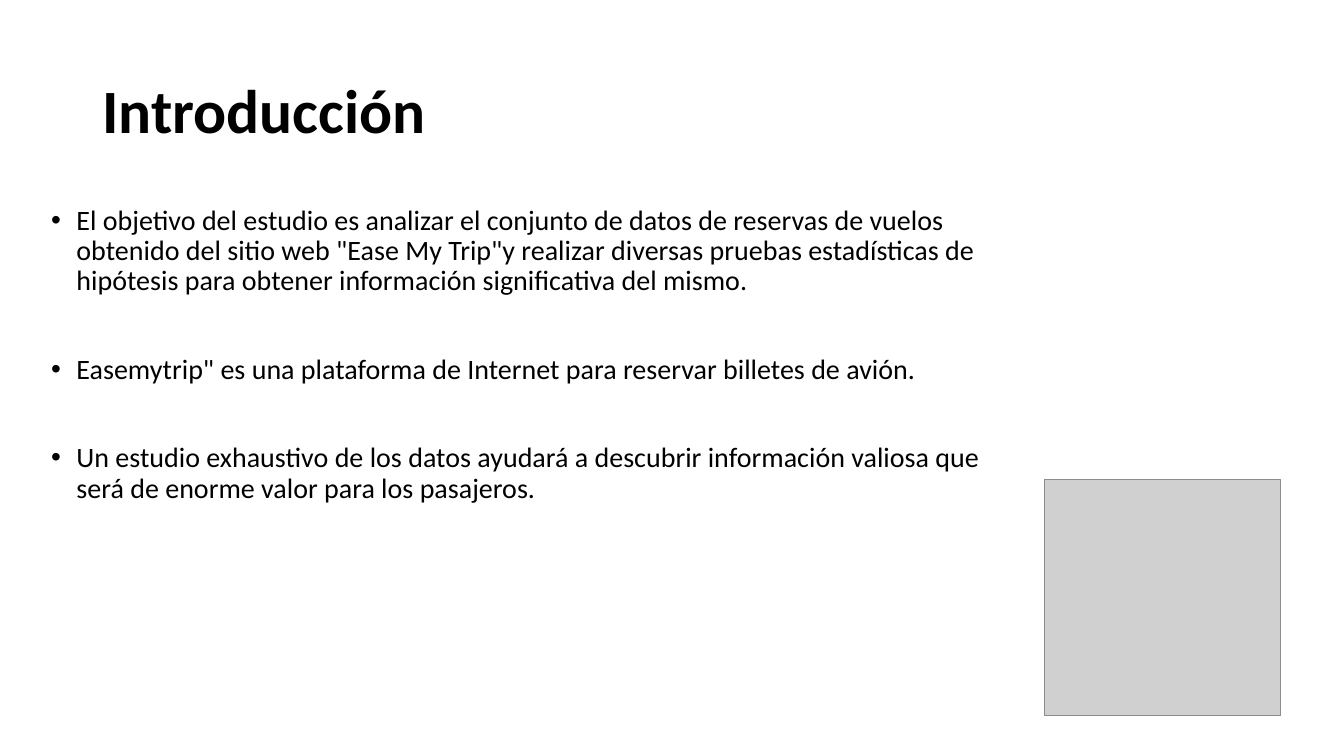
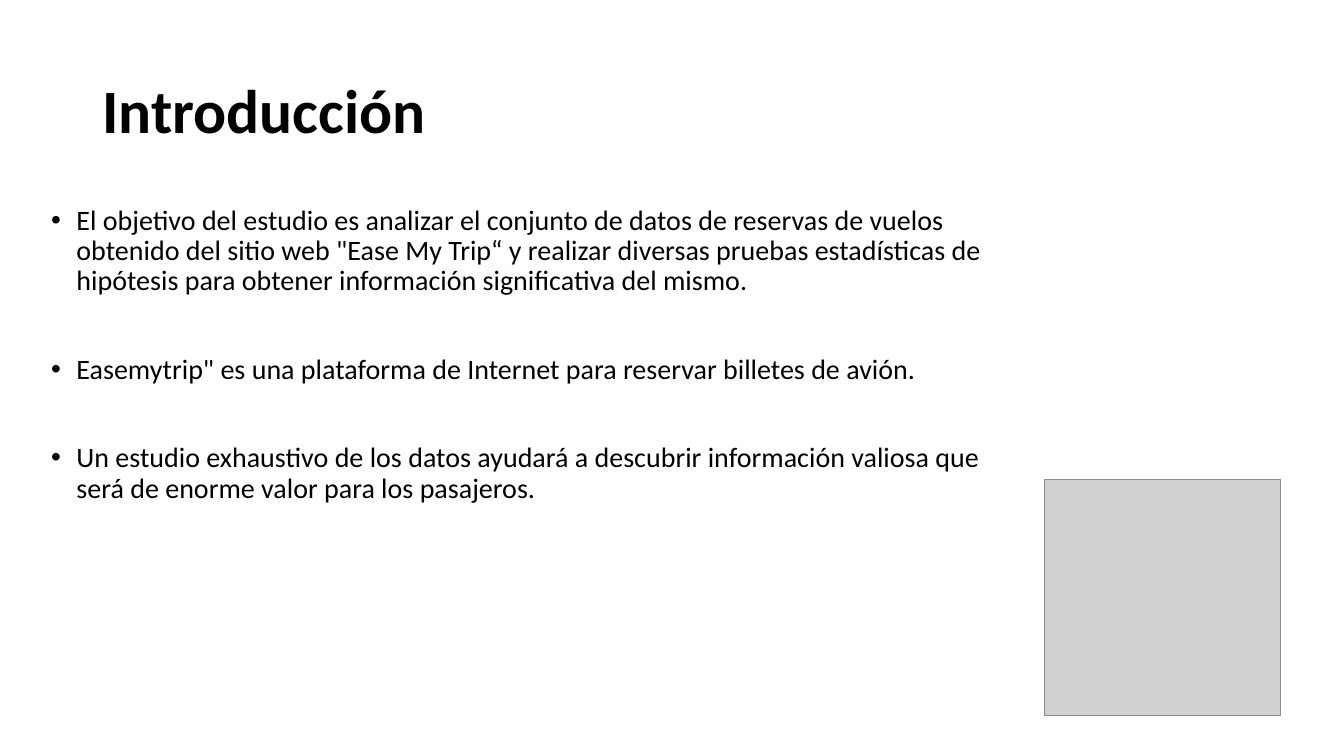
Before and after one commit to javlopsan/databootcamp, a slide deck: slide 2 of EDA/EDA_Precio_del_vuelo.pptx. Drawn at 1344x756 pixels with LibreOffice and Linux fonts; fonts in the diff are those of the drawing; grey boxes stand for pictures. Boxes give left, top, right and bottom in pixels: in the first picture for what was removed or moved away, otherwise in the second. Text is boxed around its words. In the diff, an @@ line names an element or a change of style, - is before the commit and + after.

```diff
--- a/EDA/EDA_Precio_del_vuelo.pptx
+++ b/EDA/EDA_Precio_del_vuelo.pptx
@@ text at <box>76,210,981,295</box>: text changed @@
-• El objetivo del estudio es analizar el conjunto de datos de reservas de vuelos obtenido del sitio web "Ease My Trip"y realizar diversas pruebas estadísticas de hipótesis para obtener información significativa del mismo.
+• El objetivo del estudio es analizar el conjunto de datos de reservas de vuelos obtenido del sitio web "Ease My Trip“ y realizar diversas pruebas estadísticas de hipótesis para obtener información significativa del mismo.
```
Also in this commit, not shown: 3 other slides changed, 1 other file.
